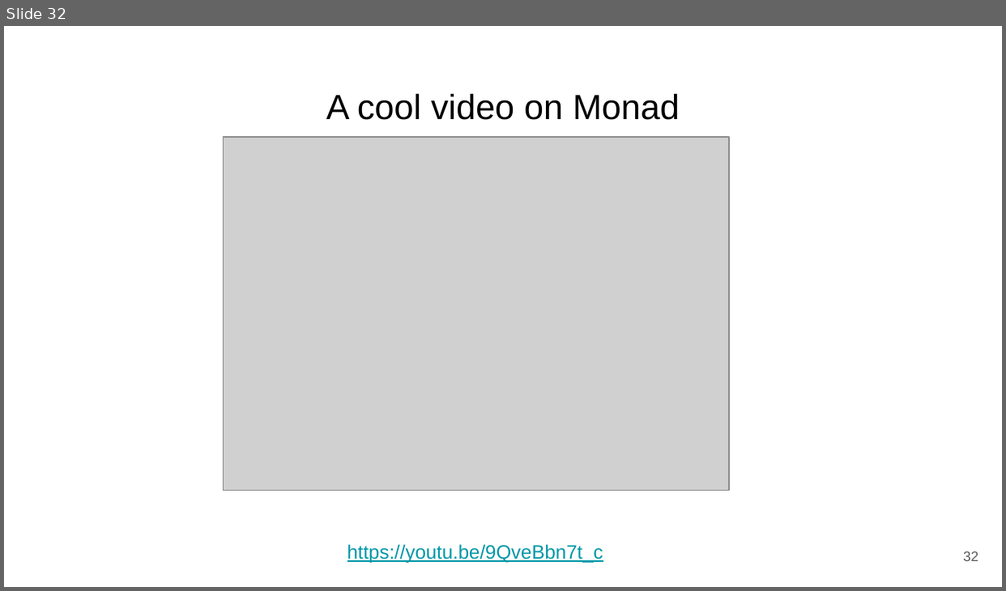
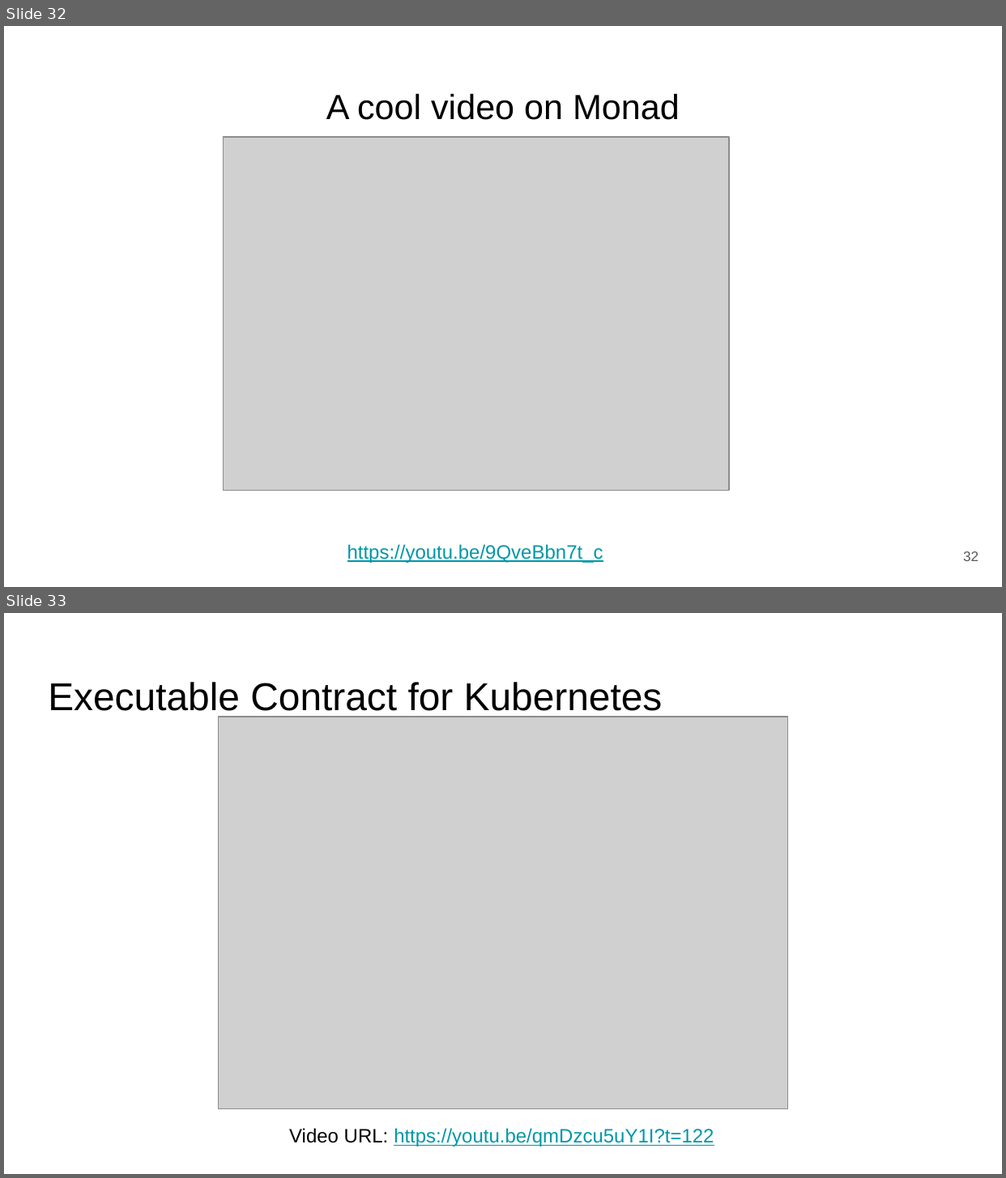
Before and after one commit to benkoo/ComputationalThinking2020, a slide deck: docs/CTSD2020Autumn_L09.pptx. Shown one above the other, each under a label of ours: slide 32 before the commit, slides 32 and 33 after it. The pictures are 1006x591 and 1006x1178 pixels, drawn with LibreOffice and Linux fonts; fonts in the diff are those of the drawing; grey boxes stand for pictures. Boxes give left, top, right and bottom in pixels: in the first picture for what was removed or moved away, otherwise in the second. Text is boxed around its words. In the diff, an @@ line names an element or a change of style, - is before the commit and + after.

```diff
--- a/docs/CTSD2020Autumn_L09.pptx
+++ b/docs/CTSD2020Autumn_L09.pptx
@@ slide 33 added at bbox=[4, 613, 1002, 1174], background #FFFFFF @@
@@ title added at bbox=[48, 682, 663, 717], 28 pt, text #000000 @@
+Executable Contract for Kubernetes
@@ picture added at bbox=[219, 717, 787, 1109] @@
@@ text added at bbox=[289, 1128, 714, 1147], 14 pt, text #0097A7, underline @@
+Video URL: https://youtu.be/qmDzcu5uY1I?t=122
```
Also in this commit, not shown: 3 other slides added.
